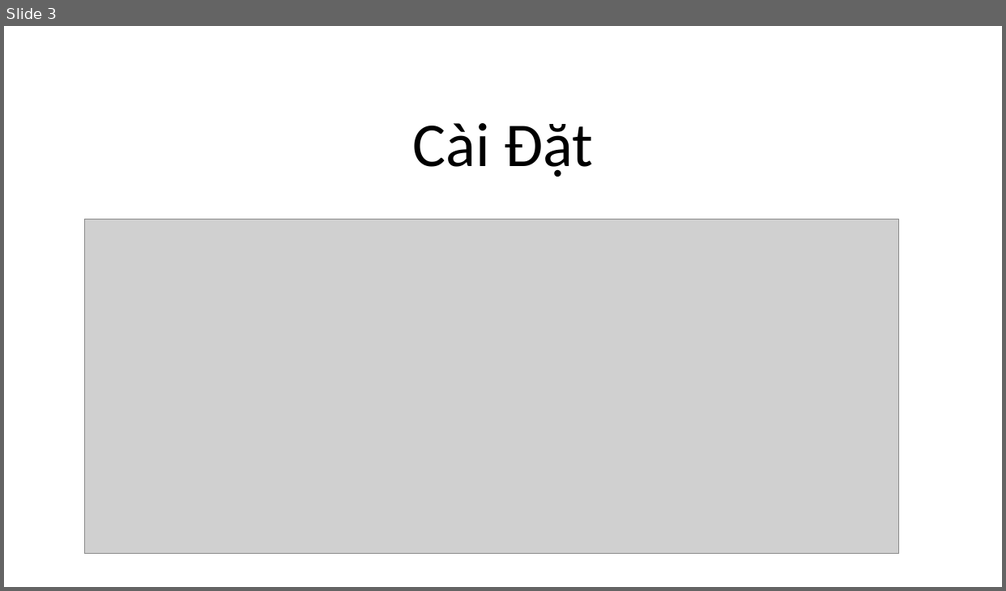
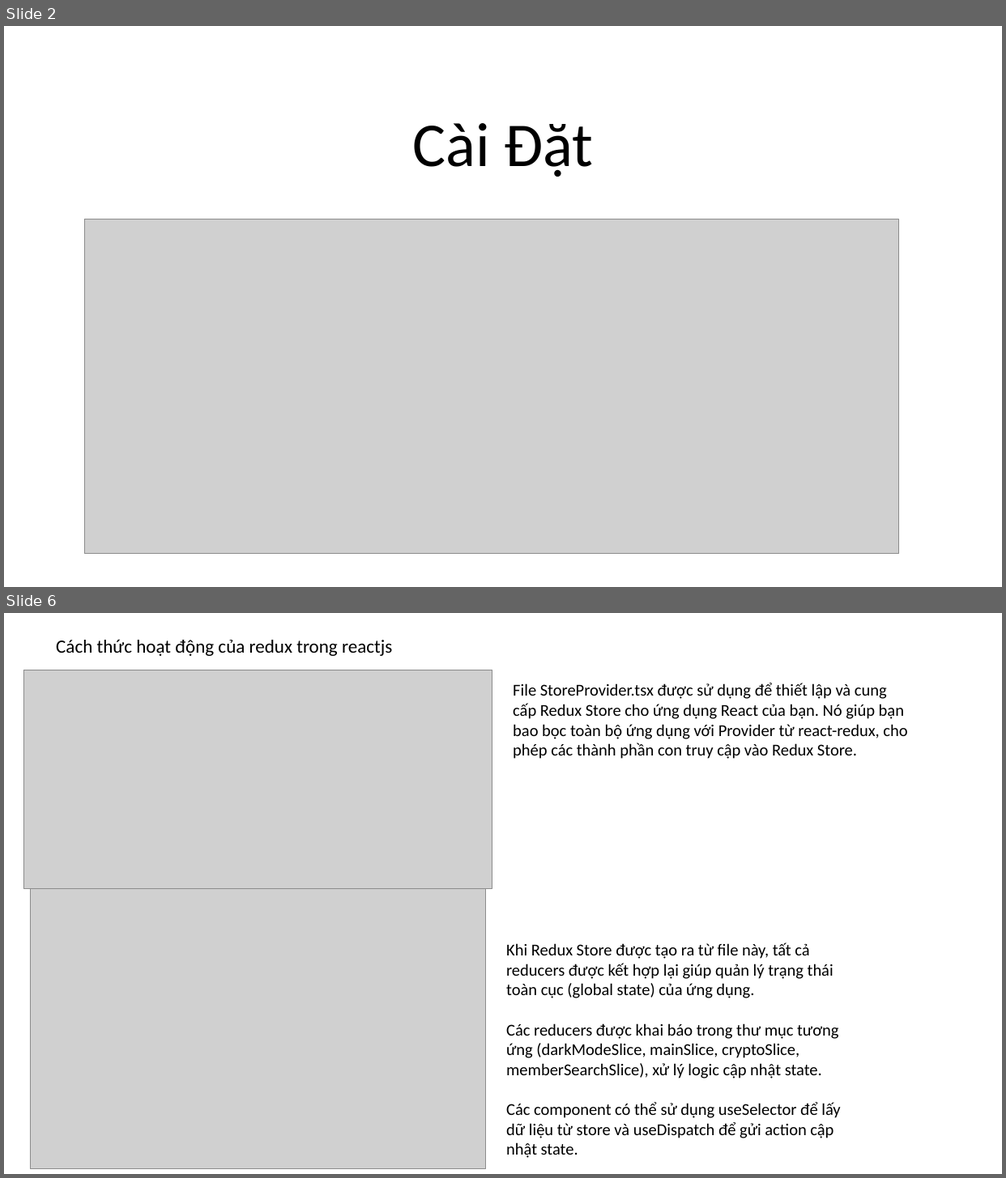
Before and after one commit to petertranhoanglinh/myoffice_demo, a slide deck: dos/React.pptx. Shown one above the other, each under a label of ours: slide 3 before the commit, slides 2 and 6 after it; the slides between them are not shown. The pictures are 1006x591 and 1006x1178 pixels, drawn with LibreOffice and Linux fonts; fonts in the diff are those of the drawing; grey boxes stand for pictures. Boxes give left, top, right and bottom in pixels: in the first picture for what was removed or moved away, otherwise in the second. Text is boxed around its words. In the diff, an @@ line names an element or a change of style, - is before the commit and + after.

```diff
--- a/dos/React.pptx
+++ b/dos/React.pptx
@@ slide 6 added at (4, 613, 1002, 1174), background #FFFFFF @@
@@ text added at (56, 639, 392, 656), 18 pt, text #000000 @@
+Cách thức hoạt động của redux trong reactjs
@@ picture added at (24, 670, 493, 889) @@
@@ text added at (513, 683, 907, 759), 16 pt, text #000000 @@
+File StoreProvider.tsx được sử dụng để thiết lập và cung cấp Redux Store cho ứng dụng React của bạn. Nó giúp bạn bao bọc toàn bộ ứng dụng với Provider từ react-redux, cho phép các thành phần con truy cập vào Redux Store.
@@ picture added at (30, 888, 485, 1169) @@
@@ text added at (506, 943, 840, 1158), 16 pt, text #000000 @@
+Khi Redux Store được tạo ra từ file này, tất cả reducers được kết hợp lại giúp quản lý trạng thái toàn cục (global state) của ứng dụng.
+Các reducers được khai báo trong thư mục tương ứng (darkModeSlice, mainSlice, cryptoSlice, memberSearchSlice), xử lý logic cập nhật state.
+Các component có thể sử dụng useSelector để lấy dữ liệu từ store và useDispatch để gửi action cập nhật state.
@@ what was slide 3 is now slide 2 @@
```
Also in this commit, not shown: 1 slide changed, 7 other slides added, 14 slides removed, 5 other files.
